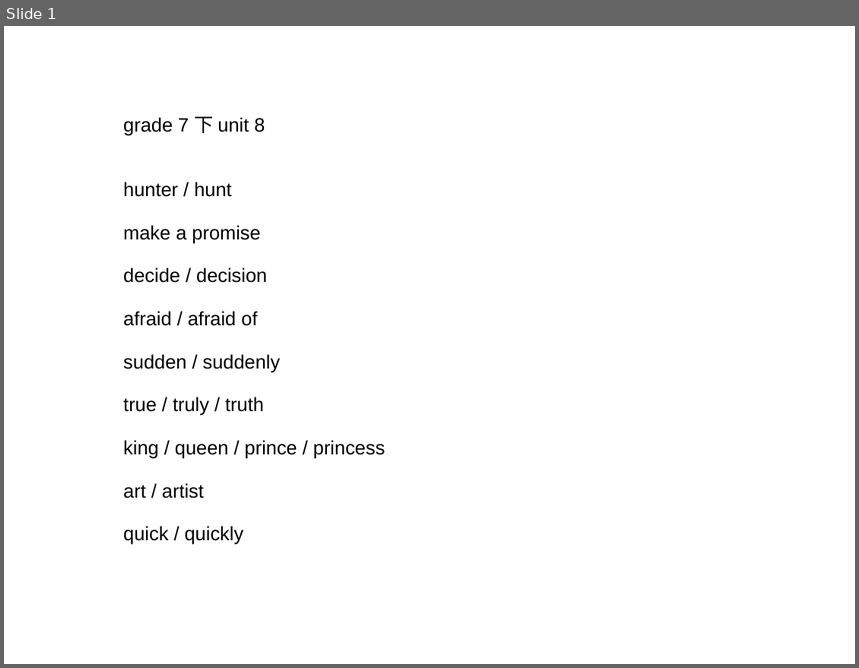
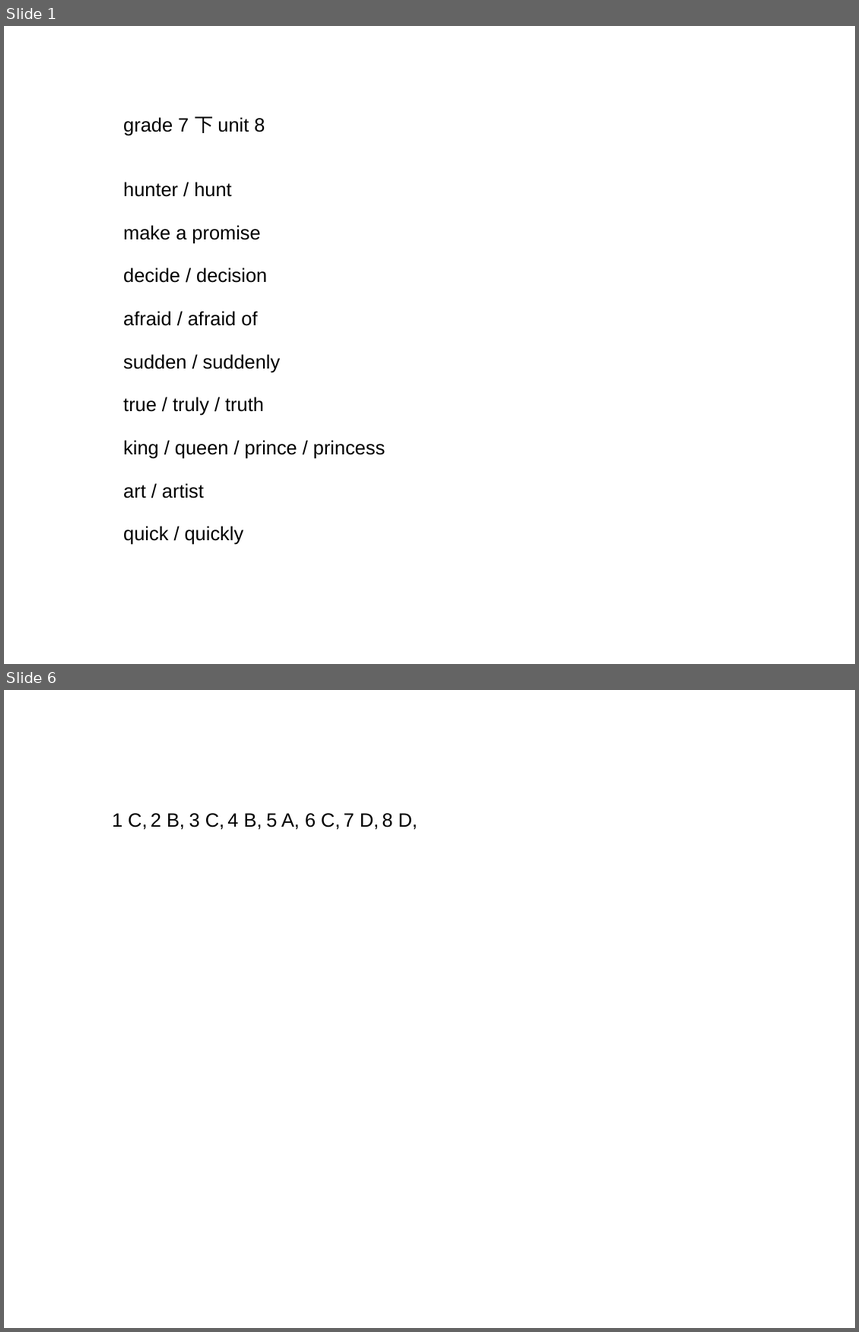
Before and after one commit to ericzhang/english-math, a slide deck: english/grade-7-下/7下英语人教版-unit-8-words.ppt. Shown one above the other, each under a label of ours: slide 1 before the commit, slides 1 and 6 after it; the slides between them are not shown. The pictures are 859x668 and 859x1332 pixels, drawn with LibreOffice and Linux fonts; fonts in the diff are those of the drawing. Boxes give left, top, right and bottom in pixels: in the first picture for what was removed or moved away, otherwise in the second. Text is boxed around its words. In the diff, an @@ line names an element or a change of style, - is before the commit and + after.

```diff
--- a/english/grade-7-下/7下英语人教版-unit-8-words.ppt
+++ b/english/grade-7-下/7下英语人教版-unit-8-words.ppt
@@ slide 6 added at [4,690,855,1328], background #FFFFFF @@
@@ text added at [112,813,417,830], 18 pt, text #000000 @@
+1 C, 2 B, 3 C, 4 B, 5 A, 6 C, 7 D, 8 D,
```
Also in this commit, not shown: 1 slide changed, 3 other slides added, 8 other files.
